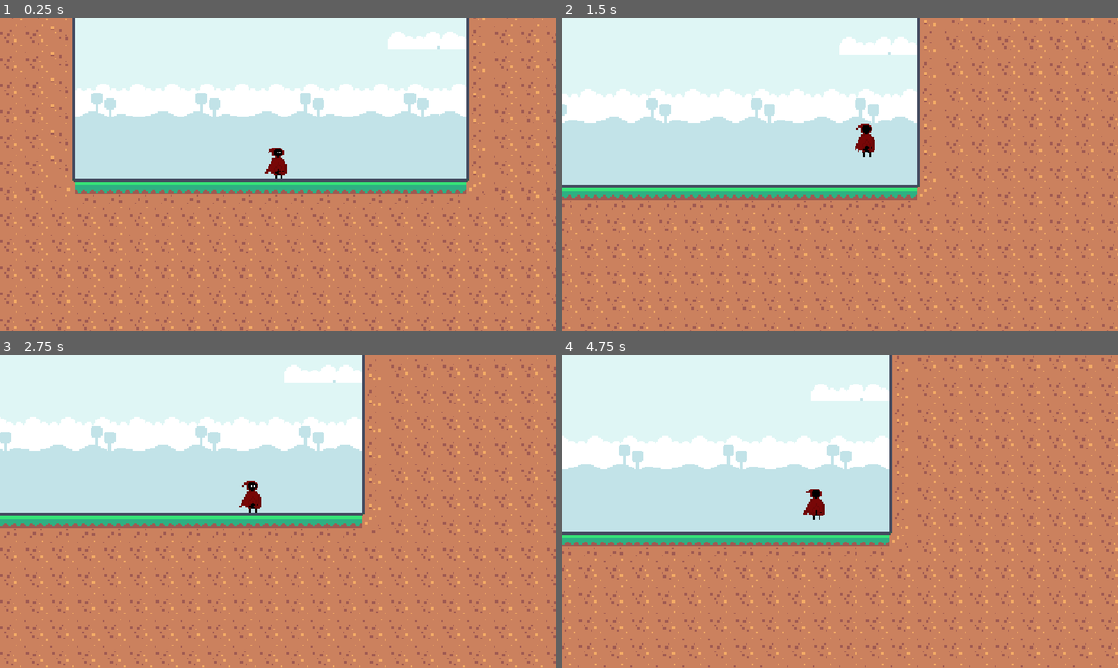
Above: before the commit, frames 1-4 (two rows, left to right).
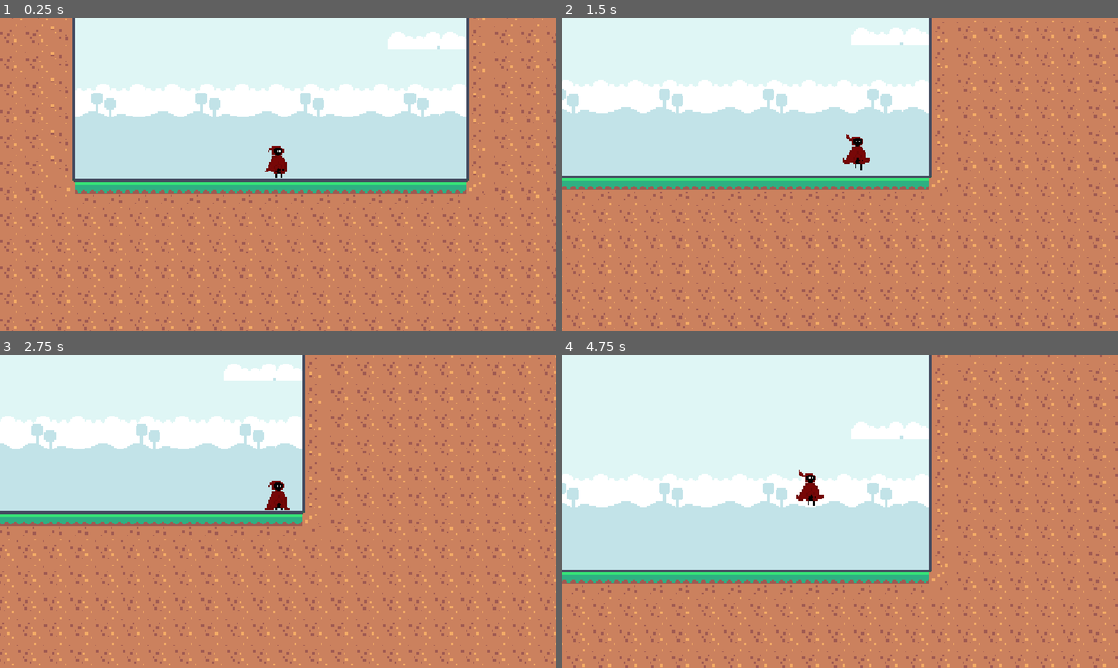
Above: after the commit, the same moments.

Repository: buritoburito920-star/bouncing-back
Game: Godot game, scene res://Scenes/game.tscn
The game is run twice, just before and just after one commit, with the same random seed, the same clock (stepped at 60 frames per second) and the same inputs.
Inputs:
- Up to frame 1 (0.25 s): no input
- Up to frame 2 (1.5 s): tap Enter (ui_accept) at 0.5, 1.35 s; hold Enter (ui_accept) 0.53-1.28 s; hold Right (ui_right) from 0.53 s (still down)
- Up to frame 3 (2.75 s): tap Enter (ui_accept) at 1.52, 1.82 s; release Right (ui_right) at 2.03 s; hold Left (ui_left) from 2.03 s (still down); hold Enter (ui_accept) from 2.03 s (still down)
- Up to frame 4 (4.75 s): release Left (ui_left) at 2.78 s; release Enter (ui_accept) at 2.78 s; hold Right (ui_right) 2.78-4.28 s; tap Enter (ui_accept) at 2.85, 3.02, 3.32, 4.35, 4.52 s; hold Enter (ui_accept) 3.53-4.28 s; hold Left (ui_left) from 4.28 s (still down)

The runs differ from the first frame. In frame 1, less than 0.1% of the frame differs, in the area x 47-52%, y 40-52%; in frame 2, 21%; in frame 3, 18%; in frame 4, 35%, in the area x 0-100%, y 0-100%.

Commit message:
added the main core featrues to the layer movement for level 1

Diff:
--- a/Scenes/player.tscn
+++ b/Scenes/player.tscn
@@ -2,6 +2,11 @@
 
 [ext_resource type="Script" uid="uid://cu526pruin2d" path="res://Scripts/player.gd" id="1_cvnsp"]
 [ext_resource type="Texture2D" uid="uid://b41f5fm3nytms" path="res://Assets/Sprites/Player/New Piskel (3).png" id="1_v0iea"]
+[ext_resource type="Texture2D" uid="uid://c1q585bonc7xc" path="res://Assets/Sprites/Player/New Piskel (4).png" id="2_6t5aa"]
+
+[sub_resource type="AtlasTexture" id="AtlasTexture_qqcod"]
+atlas = ExtResource("2_6t5aa")
+region = Rect2(96, 64, 32, 32)
 
 [sub_resource type="AtlasTexture" id="AtlasTexture_cvnsp"]
 atlas = ExtResource("1_v0iea")
@@ -22,6 +27,22 @@
 [sub_resource type="AtlasTexture" id="AtlasTexture_x3wgy"]
 atlas = ExtResource("1_v0iea")
 region = Rect2(32, 32, 32, 32)
+
+[sub_resource type="AtlasTexture" id="AtlasTexture_igrcy"]
+atlas = ExtResource("2_6t5aa")
+region = Rect2(96, 96, 32, 32)
+
+[sub_resource type="AtlasTexture" id="AtlasTexture_fs7ks"]
+atlas = ExtResource("2_6t5aa")
+region = Rect2(0, 96, 32, 32)
+
+[sub_resource type="AtlasTexture" id="AtlasTexture_l6n3p"]
+atlas = ExtResource("2_6t5aa")
+region = Rect2(32, 96, 32, 32)
+
+[sub_resource type="AtlasTexture" id="AtlasTexture_olqyp"]
+atlas = ExtResource("2_6t5aa")
+region = Rect2(64, 96, 32, 32)
 
 [sub_resource type="AtlasTexture" id="AtlasTexture_3smsa"]
 atlas = ExtResource("1_v0iea")
@@ -67,6 +88,14 @@
 animations = [{
 "frames": [{
 "duration": 1.0,
+"texture": SubResource("AtlasTexture_qqcod")
+}],
+"loop": 1,
+"name": &"Fall",
+"speed": 5.0
+}, {
+"frames": [{
+"duration": 1.0,
 "texture": SubResource("AtlasTexture_cvnsp")
 }, {
 "duration": 1.0,
@@ -84,6 +113,28 @@
 "loop": 1,
 "name": &"Idle",
 "speed": 6.0
+}, {
+"frames": [{
+"duration": 1.0,
+"texture": SubResource("AtlasTexture_igrcy")
+}],
+"loop": 1,
+"name": &"Jump_air",
+"speed": 5.0
+}, {
+"frames": [{
+"duration": 1.0,
+"texture": SubResource("AtlasTexture_fs7ks")
+}, {
+"duration": 1.0,
+"texture": SubResource("AtlasTexture_l6n3p")
+}, {
+"duration": 1.0,
+"texture": SubResource("AtlasTexture_olqyp")
+}],
+"loop": 0,
+"name": &"Jump_charge",
+"speed": 7.0
 }, {
 "frames": [{
 "duration": 1.0,
@@ -133,11 +184,16 @@
 script = ExtResource("1_cvnsp")
 
 [node name="AnimatedSprite2D" type="AnimatedSprite2D" parent="." unique_id=676422632]
-position = Vector2(-1, -15)
+position = Vector2(-1, -16)
 sprite_frames = SubResource("SpriteFrames_1gqpt")
-animation = &"Idle"
+animation = &"Fall"
 autoplay = "Idle"
 
 [node name="CollisionShape2D" type="CollisionShape2D" parent="." unique_id=1477219069]
 position = Vector2(0, -11.5)
 shape = SubResource("RectangleShape2D_eljyk")
+
+[node name="Timer" type="Timer" parent="." unique_id=1710482124]
+one_shot = true
+
+[connection signal="timeout" from="Timer" to="." method="_on_timer_timeout"]
--- a/Scripts/player.gd
+++ b/Scripts/player.gd
@@ -1,25 +1,107 @@
 extends CharacterBody2D
 
+# constants
+const SPEED = 120
+const JUMP_VELOCITY = -500
+const JUMP_H_SPEED = 200
+const BOUNCE_DAMP = 0.55
+const MIN_BOUNCE_SPEED = 20
+const BUFFER_TIME: int = 1000
 
-const SPEED = 100.0
-const JUMP_VELOCITY = -200.0
+# variables
+var jump_charge = 0.0
+var was_in_air: bool = false
+var last_direction: float = 0.0
+var last_direction_time: int = 0
+var shake_intensity: float = 0.0
+var is_stunned: bool = false
 
 
+@onready var animations: AnimatedSprite2D = $AnimatedSprite2D
+@onready var timer: Timer = $Timer
+@onready var camera: Camera2D = $Camera2D
+
+
+
+func _on_timer_timeout() -> void:
+	is_stunned = false
+	animations.play("Idle")
+
 func _physics_process(delta: float) -> void:
-	# Add the gravity.
+	# gravity
 	if not is_on_floor():
 		velocity += get_gravity() * delta
 
-	# Handle jump.
-	if Input.is_action_just_pressed("ui_accept") and is_on_floor():
-		velocity.y = JUMP_VELOCITY
+	var direction := Input.get_axis("ui_left", "ui_right")
 
-	# Get the input direction and handle the movement/deceleration.
-	# As good practice, you should replace UI actions with custom gameplay actions.
-	var direction := Input.get_axis("ui_left", "ui_right")
-	if direction:
-		velocity.x = direction * SPEED
+	# buffer
+	if direction != 0:
+		last_direction = direction
+		last_direction_time = Time.get_ticks_msec()
+
+	# charge jump
+	if Input.is_action_pressed("ui_accept") and is_on_floor() and not is_stunned:
+		jump_charge += 0.7 * delta
+		jump_charge = clamp(jump_charge, 0.1, 1.0)
+		velocity.x = 0
+		if animations.animation != "Jump_charge":
+			animations.play("Jump_charge")
+		shake_intensity = jump_charge * 0.6
+
+	elif Input.is_action_just_released("ui_accept") and is_on_floor() and not is_stunned:
+		var launch_dir = 0.0
+		if direction != 0:
+			launch_dir = direction
+		elif Time.get_ticks_msec() - last_direction_time <= BUFFER_TIME:
+			launch_dir = last_direction
+		animations.play("Jump_air")
+
+		velocity.y = JUMP_VELOCITY * jump_charge
+		velocity.x = jump_charge * JUMP_H_SPEED * launch_dir
+		jump_charge = 0.0
+		shake_intensity = 0.0
+
+	#walking
+	elif is_on_floor() and not is_stunned:
+		if direction:
+			velocity.x = direction * SPEED
+		else:
+			velocity.x = move_toward(velocity.x, 0, SPEED)
+
+		if abs(velocity.x) <= 1:
+			animations.play("Idle")
+		else:
+			animations.play("Walking")
+
+		if direction == 1:
+			animations.flip_h = false
+		elif direction == -1:
+			animations.flip_h = true
+
+	if not is_on_floor() and velocity.y >= 500:
+		was_in_air = true
+		animations.play("Jump_air")
+
+	if is_on_floor() and was_in_air:
+		is_stunned = true
+		velocity.x = 0
+		animations.play("Fall")
+		timer.start()
+		was_in_air = false
+
+	# camera shak
+	if shake_intensity > 0.0:
+		camera.offset = Vector2(randf_range(-shake_intensity, shake_intensity), randf_range(-shake_intensity, shake_intensity))
+		shake_intensity = lerp(shake_intensity, 0.0, delta * 4.0)
 	else:
-		velocity.x = move_toward(velocity.x, 0, SPEED)
+		camera.offset = Vector2.ZERO
 
+	# bounce
+	var pre_velocity := velocity
 	move_and_slide()
+
+	if not is_on_floor() and is_on_wall() and abs(pre_velocity.x) > MIN_BOUNCE_SPEED:
+		var normal := get_wall_normal()
+		velocity.x = normal.x * abs(pre_velocity.x) * BOUNCE_DAMP
+		velocity.y = pre_velocity.y
+		animations.flip_h = velocity.x < 0
Binary file added: Assets/Sprites/Player/New Piskel (4).png
Not shown, added: Assets/Sprites/Player/New Piskel (4).png.import
